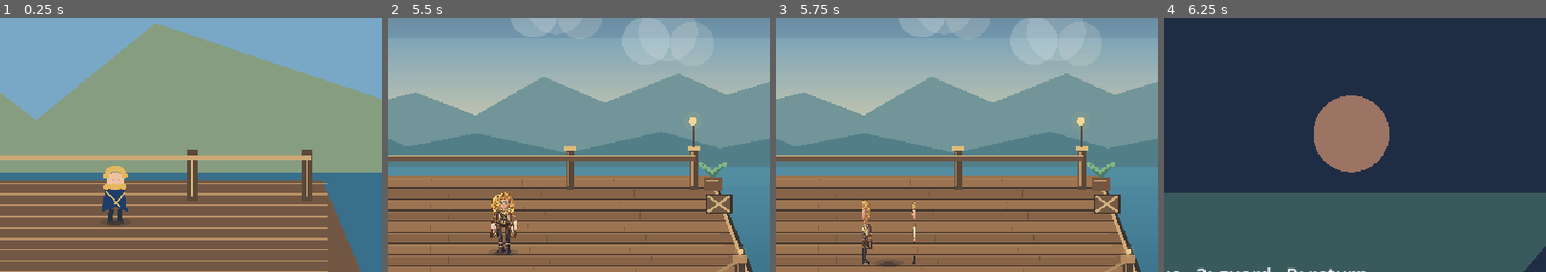
Above: before the commit, frames 1-4 (left to right).
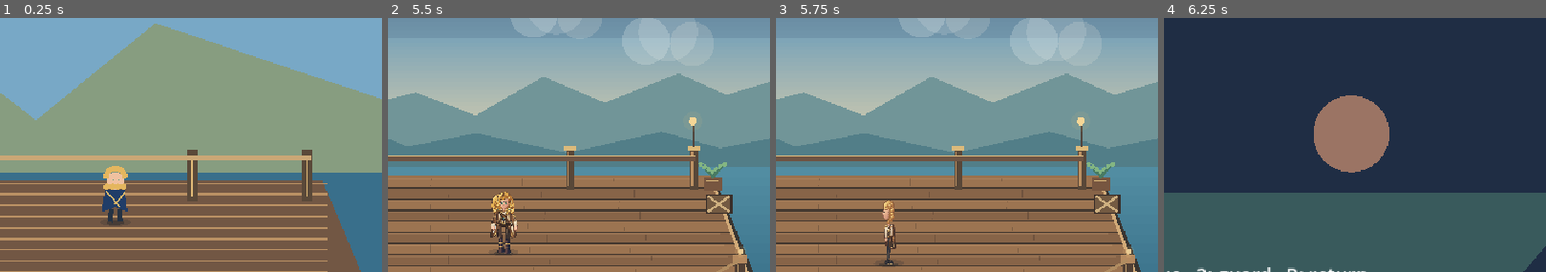
Above: after the commit, the same moments.

Repository: ndrorchestration/ToSailaStarrySky-jrpg
Game: Godot game, scene res://scenes/first_wake.tscn
Two runs of this game, one before a commit and one after it. Both use one fixed random seed, a clock stepped at 60 frames per second and the inputs below.
Inputs:
- Up to frame 1 (0.25 s): no input
- Up to frame 2 (5.5 s): tap Enter at 0.5 s; hold Right (ui_right) 0.53-1.28 s; tap E at 0.6 s; hold Down (ui_down) 1.28-2.03 s; tap R at 1.35 s; tap Space at 2 s; hold Right (ui_right) 2.03-2.78 s; tap V at 2.1 s; hold Up (ui_up) 2.78-3.53 s; tap C at 2.85 s; hold Left (ui_left) 3.53-5.03 s; tap T at 3.6 s; tap Y at 4.35 s; hold Down (ui_down) from 5.03 s (still down); tap G at 5.1 s
- Up to frame 3 (5.75 s): keep holding Down (ui_down)
- Up to frame 4 (6.25 s): release Down (ui_down) at 5.78 s; hold Right (ui_right) from 5.78 s (still down); tap B at 5.85 s
The pictures show only the part of the screen within x 44-94%, y 31-81%; the shares and areas given below are measured in that part.

Frames 1-2 are identical in both runs. In frame 3, 1.0% of the frame differs, in the area x 22-37%, y 71-97%; in frame 4, nothing differs.

Commit message:
fix(art): center six-frame Ionia side silhouettes and reject frame leakage

Diff:
--- a/godot/art-review/ionia-east-sidebody-v3-candidate.svg
+++ b/godot/art-review/ionia-east-sidebody-v3-candidate.svg
@@ -8,7 +8,7 @@
 <linearGradient id="face" x1="0" y1="0" x2="1" y2="1"><stop stop-color="#ffe2bb"/><stop offset=".5" stop-color="#e5b08e"/><stop offset="1" stop-color="#bb7566"/></linearGradient>
 <linearGradient id="gold" x1="0" y1="0" x2="1" y2="1"><stop stop-color="#fff2bb"/><stop offset=".4" stop-color="#cdaa67"/><stop offset="1" stop-color="#8e6235"/></linearGradient>
 <linearGradient id="boot" x1="0" y1="0" x2="1" y2="1"><stop stop-color="#79665b"/><stop offset=".45" stop-color="#39373b"/><stop offset="1" stop-color="#252832"/></linearGradient>
-</defs><g transform="translate(0 0)" id="east-v3-pose-0" aria-label="Ionia east independently constructed full side-body profile frame 1">
+</defs><g transform="translate(230.4 0)" id="east-v3-pose-0" aria-label="Ionia east independently constructed full side-body profile frame 1">
 <g id="east-v3-rear-leg-0"><path d="M3.6 472 Q-4.4 535 14.7 624 L28.4 696 L39.1 698 Q27.6 570 28.6 480Z" fill="#403b41" …(220 unchanged characters)…
 <g id="east-v3-side-coat-0"><path d="M-18.4 346 Q-35.4 371 -34.4 428 L-45.4 574 Q-19.4 596 17.6 565 L51.6 544 L65.6 458 …(418 unchanged characters)…
 <g id="east-v3-back-arm-0"><path d="M-2.4 357 Q-27.4 399 -22.2 440 L-14.1 505 L1 513 L-1.4 437 L20.6 374Z" fill="#79523 …(204 unchanged characters)…
@@ -21,7 +21,7 @@
 <g id="east-v3-curls-0"><path d="M-19.4 173 q11 -17 24 -4 q9 15 -5 22 q-23 8 -19 -18" fill="url(#hair)" stroke="#ad7040 …(1798 unchanged characters)…
 <g id="east-v3-side-profile-nose-0"><path d="M79.6 229 L94.6 239 L81.6 248" stroke="#bb8670" stroke-width="2.5" fill="none"/></g>
 </g>
-<g transform="translate(512 0)" id="east-v3-pose-1" aria-label="Ionia east independently constructed full side-body profile frame 2">
+<g transform="translate(742.4 0)" id="east-v3-pose-1" aria-label="Ionia east independently constructed full side-body profile frame 2">
 <g id="east-v3-rear-leg-1"><path d="M3.6 472 Q-4.4 535 9.5 624 L16.4 696 L27.9 698 Q27.6 570 28.6 480Z" fill="#403b41"  …(219 unchanged characters)…
 <g id="east-v3-side-coat-1"><path d="M-18.4 346 Q-35.4 371 -34.4 428 L-45.4 574 Q-19.4 596 17.6 565 L51.6 544 L65.6 458 …(418 unchanged characters)…
 <g id="east-v3-back-arm-1"><path d="M-2.4 357 Q-27.4 399 -25.8 440 L-19.2 505 L-3.2 513 L-1.4 437 L20.6 374Z" fill="#79 …(208 unchanged characters)…
@@ -34,7 +34,7 @@
 <g id="east-v3-curls-1"><path d="M-19.4 176 q11 -17 24 -4 q9 15 -5 22 q-23 8 -19 -18" fill="url(#hair)" stroke="#ad7040 …(1798 unchanged characters)…
 <g id="east-v3-side-profile-nose-1"><path d="M79.6 229 L94.6 239 L81.6 248" stroke="#bb8670" stroke-width="2.5" fill="none"/></g>
 </g>
-<g transform="translate(1024 0)" id="east-v3-pose-2" aria-label="Ionia east independently constructed full side-body profile frame 3">
+<g transform="translate(1254.4 0)" id="east-v3-pose-2" aria-label="Ionia east independently constructed full side-body profile frame 3">
 <g id="east-v3-rear-leg-2"><path d="M3.6 472 Q-4.4 535 3.9 624 L3.6 696 L15.9 698 Q27.6 570 28.6 480Z" fill="#403b41" s …(219 unchanged characters)…
 <g id="east-v3-side-coat-2"><path d="M-18.4 346 Q-35.4 371 -34.4 428 L-45.4 574 Q-19.4 596 17.6 565 L51.6 544 L65.6 458 …(418 unchanged characters)…
 <g id="east-v3-back-arm-2"><path d="M-2.4 357 Q-27.4 399 -31.2 440 L-27 505 L-9.5 513 L-1.4 437 L20.6 374Z" fill="#7952 …(204 unchanged characters)…
@@ -47,7 +47,7 @@
 <g id="east-v3-curls-2"><path d="M-19.4 179 q11 -17 24 -4 q9 15 -5 22 q-23 8 -19 -18" fill="url(#hair)" stroke="#ad7040 …(1798 unchanged characters)…
 <g id="east-v3-side-profile-nose-2"><path d="M79.6 229 L94.6 239 L81.6 248" stroke="#bb8670" stroke-width="2.5" fill="none"/></g>
 </g>
-<g transform="translate(1536 0)" id="east-v3-pose-3" aria-label="Ionia east independently constructed full side-body profile frame 4">
+<g transform="translate(1766.4 0)" id="east-v3-pose-3" aria-label="Ionia east independently constructed full side-body profile frame 4">
 <g id="east-v3-rear-leg-3"><path d="M3.6 472 Q-4.4 535 -3.5 624 L-13.2 696 L0.1 698 Q27.6 570 28.6 480Z" fill="#403b41" …(220 unchanged characters)…
 <g id="east-v3-side-coat-3"><path d="M-18.4 346 Q-35.4 371 -34.4 428 L-45.4 574 Q-19.4 596 17.6 565 L51.6 544 L65.6 458 …(418 unchanged characters)…
 <g id="east-v3-back-arm-3"><path d="M-2.4 357 Q-27.4 399 -36.6 440 L-34.7 505 L-15.8 513 L-1.4 437 L20.6 374Z" fill="#7 …(209 unchanged characters)…
@@ -60,7 +60,7 @@
 <g id="east-v3-curls-3"><path d="M-19.4 173 q11 -17 24 -4 q9 15 -5 22 q-23 8 -19 -18" fill="url(#hair)" stroke="#ad7040 …(1798 unchanged characters)…
 <g id="east-v3-side-profile-nose-3"><path d="M79.6 229 L94.6 239 L81.6 248" stroke="#bb8670" stroke-width="2.5" fill="none"/></g>
 </g>
-<g transform="translate(2048 0)" id="east-v3-pose-4" aria-label="Ionia east independently constructed full side-body profile frame 5">
+<g transform="translate(2278.4 0)" id="east-v3-pose-4" aria-label="Ionia east independently constructed full side-body profile frame 5">
 <g id="east-v3-rear-leg-4"><path d="M3.6 472 Q-4.4 535 1.4 624 L-2 696 L10.6 698 Q27.6 570 28.6 480Z" fill="#403b41" st …(216 unchanged characters)…
 <g id="east-v3-side-coat-4"><path d="M-18.4 346 Q-35.4 371 -34.4 428 L-45.4 574 Q-19.4 596 17.6 565 L51.6 544 L65.6 458 …(418 unchanged characters)…
 <g id="east-v3-back-arm-4"><path d="M-2.4 357 Q-27.4 399 -33.6 440 L-30.4 505 L-12.3 513 L-1.4 437 L20.6 374Z" fill="#7 …(209 unchanged characters)…
@@ -73,7 +73,7 @@
 <g id="east-v3-curls-4"><path d="M-19.4 176 q11 -17 24 -4 q9 15 -5 22 q-23 8 -19 -18" fill="url(#hair)" stroke="#ad7040 …(1798 unchanged characters)…
 <g id="east-v3-side-profile-nose-4"><path d="M79.6 229 L94.6 239 L81.6 248" stroke="#bb8670" stroke-width="2.5" fill="none"/></g>
 </g>
-<g transform="translate(2560 0)" id="east-v3-pose-5" aria-label="Ionia east independently constructed full side-body profile frame 6">
+<g transform="translate(2790.4 0)" id="east-v3-pose-5" aria-label="Ionia east independently constructed full side-body profile frame 6">
 <g id="east-v3-rear-leg-5"><path d="M3.6 472 Q-4.4 535 7.4 624 L11.6 696 L23.4 698 Q27.6 570 28.6 480Z" fill="#403b41"  …(218 unchanged characters)…
 <g id="east-v3-side-coat-5"><path d="M-18.4 346 Q-35.4 371 -34.4 428 L-45.4 574 Q-19.4 596 17.6 565 L51.6 544 L65.6 458 …(418 unchanged characters)…
 <g id="east-v3-back-arm-5"><path d="M-2.4 357 Q-27.4 399 -27 440 L-21 505 L-4.6 513 L-1.4 437 L20.6 374Z" fill="#795237 …(196 unchanged characters)…
--- a/godot/art-review/ionia-west-sidebody-v3-candidate.svg
+++ b/godot/art-review/ionia-west-sidebody-v3-candidate.svg
@@ -8,7 +8,7 @@
 <linearGradient id="face" x1="0" y1="0" x2="1" y2="1"><stop stop-color="#ffe2bb"/><stop offset=".5" stop-color="#e5b08e"/><stop offset="1" stop-color="#bb7566"/></linearGradient>
 <linearGradient id="gold" x1="0" y1="0" x2="1" y2="1"><stop stop-color="#fff2bb"/><stop offset=".4" stop-color="#cdaa67"/><stop offset="1" stop-color="#8e6235"/></linearGradient>
 <linearGradient id="boot" x1="0" y1="0" x2="1" y2="1"><stop stop-color="#79665b"/><stop offset=".45" stop-color="#39373b"/><stop offset="1" stop-color="#252832"/></linearGradient>
-</defs><g transform="translate(0 0)" id="west-v3-pose-0" aria-label="Ionia west independently constructed full side-body profile frame 1">
+</defs><g transform="translate(230.4 0)" id="west-v3-pose-0" aria-label="Ionia west independently constructed full side-body profile frame 1">
 <g id="west-v3-rear-leg-0"><path d="M47.6 472 Q55.6 535 36.5 624 L22.8 696 L12.1 698 Q23.6 570 22.6 480Z" fill="#403b41 …(215 unchanged characters)…
 <g id="west-v3-side-coat-0"><path d="M69.6 346 Q86.6 371 85.6 428 L96.6 574 Q70.6 596 33.6 565 L-0.4 544 L-14.4 458 Q-6 …(408 unchanged characters)…
 <g id="west-v3-back-arm-0"><path d="M53.6 357 Q78.6 399 73.4 440 L65.3 505 L50.2 513 L52.6 437 L30.6 374Z" fill="#79523 …(200 unchanged characters)…
@@ -21,7 +21,7 @@
 <g id="west-v3-curls-0"><path d="M70.6 173 q-11 -17 -24 -4 q-9 15 5 22 q23 8 19 -18" fill="url(#hair)" stroke="#ad7040" …(1808 unchanged characters)…
 <g id="west-v3-side-profile-nose-0"><path d="M-28.4 229 L-43.4 239 L-30.4 248" stroke="#bb8670" stroke-width="2.5" fill="none"/></g>
 </g>
-<g transform="translate(512 0)" id="west-v3-pose-1" aria-label="Ionia west independently constructed full side-body profile frame 2">
+<g transform="translate(742.4 0)" id="west-v3-pose-1" aria-label="Ionia west independently constructed full side-body profile frame 2">
 <g id="west-v3-rear-leg-1"><path d="M47.6 472 Q55.6 535 41.8 624 L34.8 696 L23.4 698 Q23.6 570 22.6 480Z" fill="#403b41 …(215 unchanged characters)…
 <g id="west-v3-side-coat-1"><path d="M69.6 346 Q86.6 371 85.6 428 L96.6 574 Q70.6 596 33.6 565 L-0.4 544 L-14.4 458 Q-6 …(408 unchanged characters)…
 <g id="west-v3-back-arm-1"><path d="M53.6 357 Q78.6 399 77 440 L70.4 505 L54.4 513 L52.6 437 L30.6 374Z" fill="#795237" …(192 unchanged characters)…
@@ -34,7 +34,7 @@
 <g id="west-v3-curls-1"><path d="M70.6 176 q-11 -17 -24 -4 q-9 15 5 22 q23 8 19 -18" fill="url(#hair)" stroke="#ad7040" …(1808 unchanged characters)…
 <g id="west-v3-side-profile-nose-1"><path d="M-28.4 229 L-43.4 239 L-30.4 248" stroke="#bb8670" stroke-width="2.5" fill="none"/></g>
 </g>
-<g transform="translate(1024 0)" id="west-v3-pose-2" aria-label="Ionia west independently constructed full side-body profile frame 3">
+<g transform="translate(1254.4 0)" id="west-v3-pose-2" aria-label="Ionia west independently constructed full side-body profile frame 3">
 <g id="west-v3-rear-leg-2"><path d="M47.6 472 Q55.6 535 47.4 624 L47.6 696 L35.4 698 Q23.6 570 22.6 480Z" fill="#403b41 …(219 unchanged characters)…
 <g id="west-v3-side-coat-2"><path d="M69.6 346 Q86.6 371 85.6 428 L96.6 574 Q70.6 596 33.6 565 L-0.4 544 L-14.4 458 Q-6 …(408 unchanged characters)…
 <g id="west-v3-back-arm-2"><path d="M53.6 357 Q78.6 399 82.4 440 L78.2 505 L60.7 513 L52.6 437 L30.6 374Z" fill="#79523 …(200 unchanged characters)…
@@ -47,7 +47,7 @@
 <g id="west-v3-curls-2"><path d="M70.6 179 q-11 -17 -24 -4 q-9 15 5 22 q23 8 19 -18" fill="url(#hair)" stroke="#ad7040" …(1808 unchanged characters)…
 <g id="west-v3-side-profile-nose-2"><path d="M-28.4 229 L-43.4 239 L-30.4 248" stroke="#bb8670" stroke-width="2.5" fill="none"/></g>
 </g>
-<g transform="translate(1536 0)" id="west-v3-pose-3" aria-label="Ionia west independently constructed full side-body profile frame 4">
+<g transform="translate(1766.4 0)" id="west-v3-pose-3" aria-label="Ionia west independently constructed full side-body profile frame 4">
 <g id="west-v3-rear-leg-3"><path d="M47.6 472 Q55.6 535 54.7 624 L64.4 696 L51.1 698 Q23.6 570 22.6 480Z" fill="#403b41 …(221 unchanged characters)…
 <g id="west-v3-side-coat-3"><path d="M69.6 346 Q86.6 371 85.6 428 L96.6 574 Q70.6 596 33.6 565 L-0.4 544 L-14.4 458 Q-6 …(408 unchanged characters)…
 <g id="west-v3-back-arm-3"><path d="M53.6 357 Q78.6 399 87.8 440 L85.9 505 L67 513 L52.6 437 L30.6 374Z" fill="#795237" …(198 unchanged characters)…
@@ -60,7 +60,7 @@
 <g id="west-v3-curls-3"><path d="M70.6 173 q-11 -17 -24 -4 q-9 15 5 22 q23 8 19 -18" fill="url(#hair)" stroke="#ad7040" …(1808 unchanged characters)…
 <g id="west-v3-side-profile-nose-3"><path d="M-28.4 229 L-43.4 239 L-30.4 248" stroke="#bb8670" stroke-width="2.5" fill="none"/></g>
 </g>
-<g transform="translate(2048 0)" id="west-v3-pose-4" aria-label="Ionia west independently constructed full side-body profile frame 5">
+<g transform="translate(2278.4 0)" id="west-v3-pose-4" aria-label="Ionia west independently constructed full side-body profile frame 5">
 <g id="west-v3-rear-leg-4"><path d="M47.6 472 Q55.6 535 49.8 624 L53.2 696 L40.6 698 Q23.6 570 22.6 480Z" fill="#403b41 …(212 unchanged characters)…
 <g id="west-v3-side-coat-4"><path d="M69.6 346 Q86.6 371 85.6 428 L96.6 574 Q70.6 596 33.6 565 L-0.4 544 L-14.4 458 Q-6 …(408 unchanged characters)…
 <g id="west-v3-back-arm-4"><path d="M53.6 357 Q78.6 399 84.8 440 L81.6 505 L63.5 513 L52.6 437 L30.6 374Z" fill="#79523 …(200 unchanged characters)…
@@ -73,7 +73,7 @@
 <g id="west-v3-curls-4"><path d="M70.6 176 q-11 -17 -24 -4 q-9 15 5 22 q23 8 19 -18" fill="url(#hair)" stroke="#ad7040" …(1808 unchanged characters)…
 <g id="west-v3-side-profile-nose-4"><path d="M-28.4 229 L-43.4 239 L-30.4 248" stroke="#bb8670" stroke-width="2.5" fill="none"/></g>
 </g>
-<g transform="translate(2560 0)" id="west-v3-pose-5" aria-label="Ionia west independently constructed full side-body profile frame 6">
+<g transform="translate(2790.4 0)" id="west-v3-pose-5" aria-label="Ionia west independently constructed full side-body profile frame 6">
 <g id="west-v3-rear-leg-5"><path d="M47.6 472 Q55.6 535 43.9 624 L39.6 696 L27.9 698 Q23.6 570 22.6 480Z" fill="#403b41 …(219 unchanged characters)…
 <g id="west-v3-side-coat-5"><path d="M69.6 346 Q86.6 371 85.6 428 L96.6 574 Q70.6 596 33.6 565 L-0.4 544 L-14.4 458 Q-6 …(408 unchanged characters)…
 <g id="west-v3-back-arm-5"><path d="M53.6 357 Q78.6 399 78.2 440 L72.2 505 L55.8 513 L52.6 437 L30.6 374Z" fill="#79523 …(200 unchanged characters)…
--- a/godot/tests/ionia_four_direction_test.gd
+++ b/godot/tests/ionia_four_direction_test.gd
@@ -95,6 +95,13 @@
             if candidate_image.get_pixel(x, 460).a > 0.2:
                 new_left = mini(new_left, x)
                 new_right = maxi(new_right, x)
+        # Every sprite cell must be centered around its native local x=256.
+        # Guards against art authored at x≈25 spilling into adjacent frame cells.
+        if new_left < 170 or new_right > 355 or new_left > 280 or new_right < 235:
+            push_error("IONIA_ROUTE_FAIL: V3 side-body art is off center / frame-leaking")
+            quit(27)
+            return
+        print("IONIA_V3_WAIST_SPAN:%s:OLD=%d:NEW=%d:LEFT=%d:RIGHT=%d" % [facing, old_right-old_left, new_right-new_left, new_left, new_right])
         if old_right < old_left or new_right < new_left or (old_right - old_left) - (new_right - new_left) < 25:
             push_error("IONIA_ROUTE_FAIL: V3 body side silhouette insufficiently narrower than rear-derived V2")
             quit(24)
